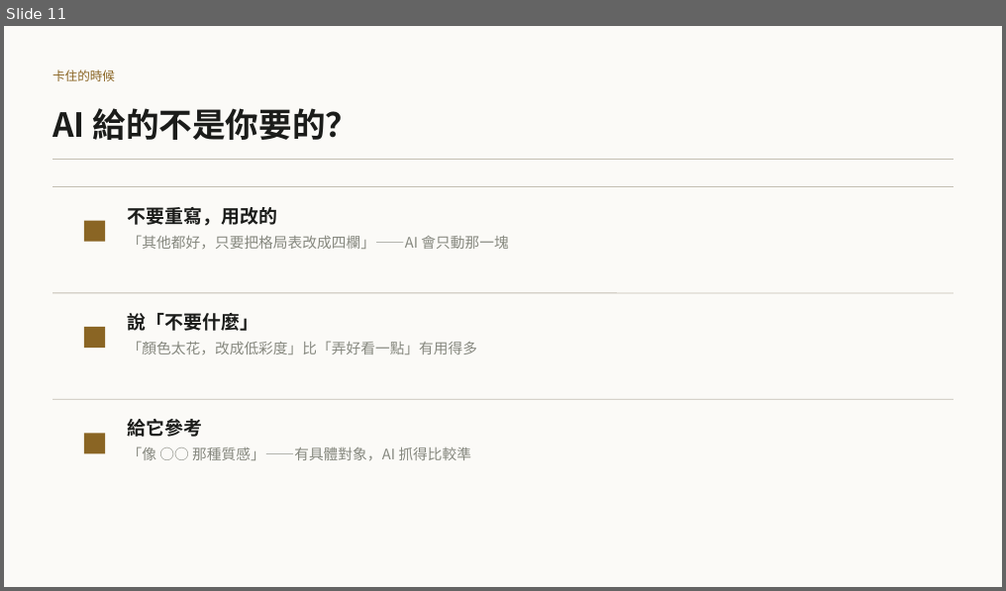
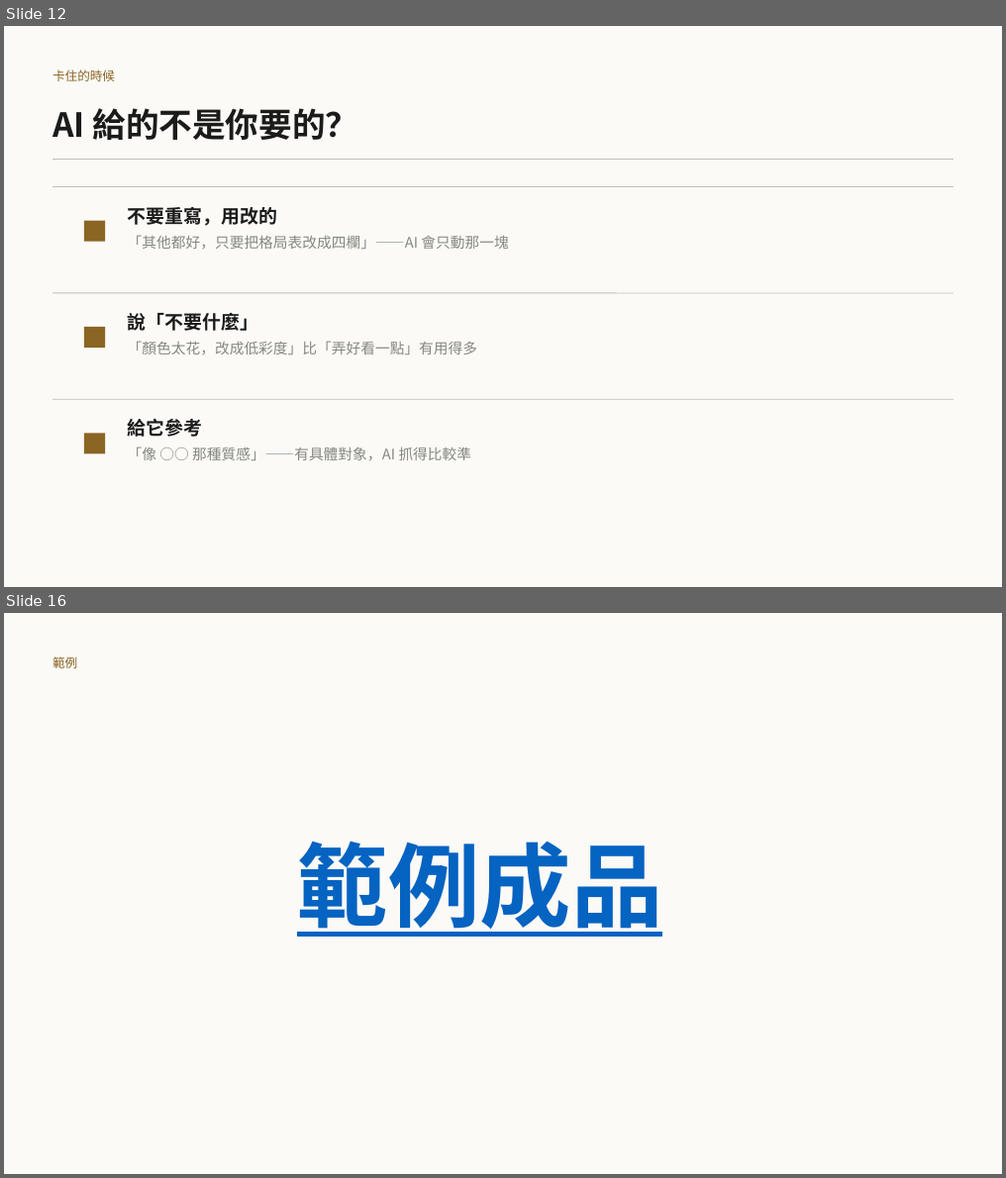
Before and after one commit to b39070566/architectureAiClass, a slide deck: slides/vibe-coding-workshop.pptx. Shown one above the other, each under a label of ours: slide 11 before the commit, slides 12 and 16 after it; the slides between them are not shown. The pictures are 1006x591 and 1006x1178 pixels, drawn with LibreOffice and Linux fonts; fonts in the diff are those of the drawing. Boxes give left, top, right and bottom in pixels: in the first picture for what was removed or moved away, otherwise in the second. Text is boxed around its words. In the diff, an @@ line names an element or a change of style, - is before the commit and + after.

```diff
--- a/slides/vibe-coding-workshop.pptx
+++ b/slides/vibe-coding-workshop.pptx
@@ slide 16 added at <box>4,613,1002,1174</box>, background #FBFAF7 @@
@@ text added at <box>53,657,77,668</box>, 12 pt, text #8A6524 @@
+範例
@@ text added at <box>297,841,663,937</box>, 88 pt, text #0563C1, bold, underline @@
+範例成品
@@ what was slide 11 is now slide 12 @@
```
Also in this commit, not shown: 10 slides changed, 25 other slides added, 18 other files.
